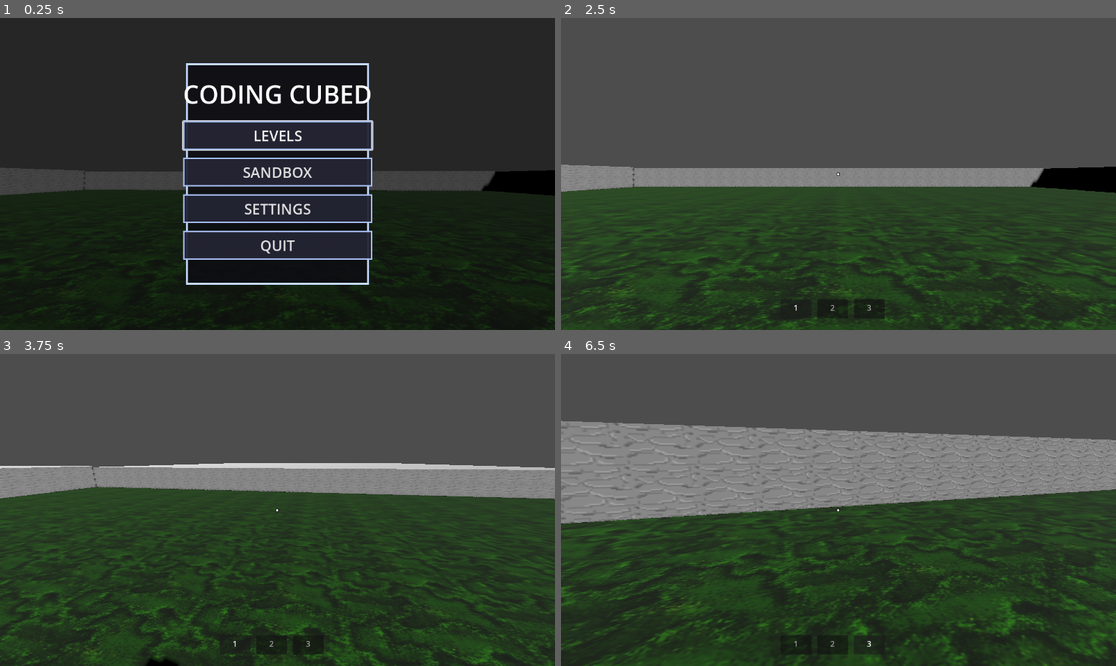
Above: before the commit, frames 1-4 (two rows, left to right).
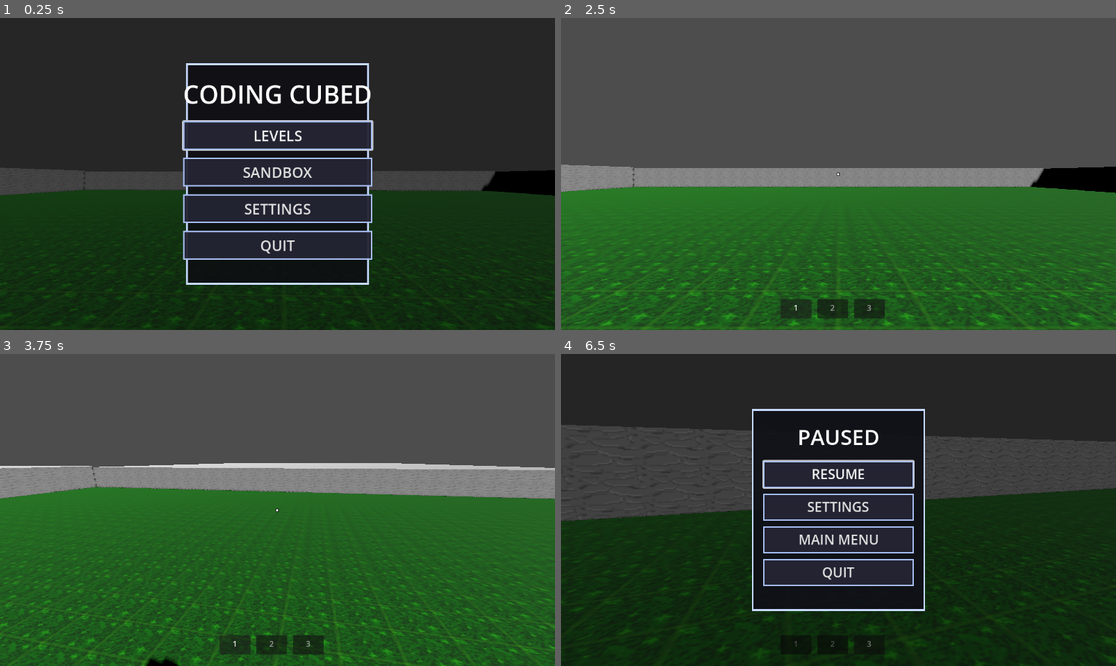
Above: after the commit, the same moments.

Repository: Mooshem/Software-Fungineers
Game: Godot game, scene res://Levels/main_menu.tscn
The game is run twice, just before and just after one commit, with the same random seed, the same clock (stepped at 60 frames per second) and the same inputs.
Inputs (mouse positions are in pixels of both pictures, inside the frame that each line leads up to):
- Up to frame 1 (0.25 s): no input
- Up to frame 2 (2.5 s): click "SETTINGS" at 0.5 s; click "LEVELS" at 1.25 s; click "LEVEL 1 (PLACEHOLDER)" at 2 s
- Up to frame 3 (3.75 s): tap Enter at 2.75 s; move the mouse to (305, 510) at 2.77 s; press the mouse at (305, 510) at 2.78 s; hold W (move_forward) from 2.78 s (still down); tap Space (jump) at 3.02 s; move the mouse to (249, 510) at 3.52 s; release the mouse at (249, 510) at 3.53 s; tap I (interact) at 3.6 s
- Up to frame 4 (6.5 s): keep holding W (move_forward); tap Space (jump) at 3.77, 5.27, 6.02 s; move the mouse to (849, 503) at 4.27 s; right-click (849, 503) at 4.35 s; move the mouse to (832, 516) at 5.02 s; tap Shift (running) at 5.1 s; move the mouse to (877, 513) at 5.77 s; tap Mouse wheel down (scroll_down) at 5.85 s; tap Escape (ui_cancel) at 6.4 s

The runs differ from the first frame. In frame 1, 6.9% of the frame differs, in the area x 0-100%, y 55-100%; in frame 2, 37%; in frame 3, 43%; in frame 4, 66%, in the area x 0-100%, y 0-100%.

Commit message:
added the escape pause menu in scenes so you can exit to the main menu or quit

Diff:
--- a/coding-cubed/Levels/main_menu.gd
+++ b/coding-cubed/Levels/main_menu.gd
@@ -2,6 +2,7 @@
 
 const LEVEL_SELECT_SCENE := "res://Levels/level_select.tscn"
 const SANDBOX_SCENE := "res://Levels/sandbox.tscn"
+
 const FADE_DURATION := 0.25
 const BACKGROUND_YAW_SPEED := 0.12
 const BACKGROUND_SWAY_SPEED := 0.8
@@ -25,11 +26,14 @@
 var _base_head_rotation_x: float = 0.0
 
 func _ready() -> void:
+	get_tree().paused = false
 	Input.set_mouse_mode(Input.MOUSE_MODE_VISIBLE)
 	_wire_button_effects(levels_button)
 	_wire_button_effects(sandbox_button)
 	_wire_button_effects(settings_button)
 	_wire_button_effects(quit_button)
+	if background_player != null:
+		background_player.process_mode = Node.PROCESS_MODE_DISABLED
 	if background_player_ui != null:
 		background_player_ui.visible = false
 	if background_head != null:
--- a/coding-cubed/Levels/sandbox.tscn
+++ b/coding-cubed/Levels/sandbox.tscn
@@ -1,8 +1,8 @@
 [gd_scene format=3 uid="uid://d3bhnn7n85gkl"]
 
 [ext_resource type="PackedScene" uid="uid://bn86nsjl8plpi" path="res://Player/player.tscn" id="1_7t7j1"]
-[ext_resource type="Texture2D" uid="uid://qqn7a62l2syi" path="res://assets/PNGs/grass.png" id="2_fukds"]
 [ext_resource type="Texture2D" uid="uid://bngv356x2wv6p" path="res://assets/PNGs/block-2.png" id="2_o45c4"]
+[ext_resource type="Texture2D" uid="uid://o3hwhlhii1wh" path="res://PNGs/grass2.png" id="3_o45c4"]
 
 [sub_resource type="StandardMaterial3D" id="StandardMaterial3D_o45c4"]
 albedo_texture = ExtResource("2_o45c4")
@@ -14,9 +14,9 @@
 [sub_resource type="BoxShape3D" id="BoxShape3D_7t7j1"]
 
 [sub_resource type="StandardMaterial3D" id="StandardMaterial3D_fmlkh"]
-albedo_texture = ExtResource("2_fukds")
+albedo_texture = ExtResource("3_o45c4")
 albedo_texture_force_srgb = true
-uv1_scale = Vector3(50, 50, 50)
+uv1_scale = Vector3(150, 150, 150)
 
 [sub_resource type="BoxMesh" id="BoxMesh_um60u"]
 material = SubResource("StandardMaterial3D_fmlkh")
--- a/coding-cubed/Player/player.gd
+++ b/coding-cubed/Player/player.gd
@@ -9,9 +9,16 @@
 @onready var head: Node3D = $Head
 @onready var ray: RayCast3D = $Head/Camera3D/RayCast3D
 @onready var hotbar: HBoxContainer = $CanvasLayer/Hotbar
+@onready var pause_menu: Control = $CanvasLayer/PauseMenu
+@onready var pause_resume_button: Button = $CanvasLayer/PauseMenu/Center/Panel/VBox/ResumeButton
+@onready var pause_settings_notice: Label = $CanvasLayer/PauseMenu/Center/Panel/VBox/SettingsNotice
+@onready var pause_notice_timer: Timer = $CanvasLayer/PauseNoticeTimer
+@onready var pause_fade_overlay: ColorRect = $CanvasLayer/PauseFadeOverlay
 
 # Captures the block scene to add to the scene when necessary.
 var BlockScene = preload("res://Blocks/block.tscn")
+const MAIN_MENU_SCENE = "res://Levels/main_menu.tscn"
+const PAUSE_FADE_DURATION = 0.25
 
 # Game modifiers for movement, jumping, and direction.
 const SPEED = 5.0
@@ -31,18 +38,30 @@
 # How long is required to break a block.
 var BREAK_TIME: float = 1
 var selected_slot: int = 0
+var is_pause_transitioning: bool = false
 
 func _ready() -> void:
 	"""Initializes environment variables and methods."""
+	process_mode = Node.PROCESS_MODE_ALWAYS
 	Input.set_mouse_mode(Input.MOUSE_MODE_CAPTURED)
+	pause_menu.visible = false
+	pause_settings_notice.visible = false
+	pause_fade_overlay.modulate.a = 0.0
 	update_hotbar_visuals()
 
 func _unhandled_input(event: InputEvent) -> void:
 	"""Handles one time events."""
+	if Input.is_action_just_pressed("ui_cancel"):
+		_toggle_pause_menu()
+		return
+	if _is_pause_menu_open():
+		return
 	handle_one_time_events(event)
 
 func _physics_process(delta: float) -> void:
 	"""Handles continuous physics and game updates each frame."""
+	if _is_pause_menu_open():
+		return
 	handle_constant_events(delta)
 
 func handle_one_time_events(event: InputEvent) -> void:
@@ -94,10 +113,6 @@
 	if Input.is_action_just_pressed("slot_3"):
 		set_hotbar_slot(2)
 
-	# Exit mouse capture when UI Cancel (usually Escape) is pressed.
-	if Input.is_action_just_pressed("ui_cancel"):
-		Input.set_mouse_mode(Input.MOUSE_MODE_VISIBLE)
-
 func handle_constant_events(delta: float) -> void:
 	"""Handles all the user's constant events (holding down or physics calcuations done every frame)."""
 	if Input.is_action_pressed("break_block"):
@@ -186,3 +201,56 @@
 
 	variant_material.albedo_color = HOTBAR_COLORS[slot_index]
 	mesh_instance.material_override = variant_material
+
+func _is_pause_menu_open() -> bool:
+	return pause_menu.visible
+
+func _toggle_pause_menu() -> void:
+	if is_pause_transitioning:
+		return
+	if _is_pause_menu_open():
+		_resume_game()
+	else:
+		_pause_game()
+
+func _pause_game() -> void:
+	pause_menu.visible = true
+	get_tree().paused = true
+	Input.set_mouse_mode(Input.MOUSE_MODE_VISIBLE)
+	pause_resume_button.grab_focus()
+
+func _resume_game() -> void:
+	get_tree().paused = false
+	pause_menu.visible = false
+	pause_settings_notice.visible = false
+	Input.set_mouse_mode(Input.MOUSE_MODE_CAPTURED)
+
+func _on_resume_button_pressed() -> void:
+	_resume_game()
+
+func _on_settings_button_pressed() -> void:
+	pause_settings_notice.visible = true
+	pause_notice_timer.start()
+
+func _on_main_menu_button_pressed() -> void:
+	if is_pause_transitioning:
+		return
+	is_pause_transitioning = true
+	var tween := create_tween()
+	tween.tween_property(pause_fade_overlay, "modulate:a", 1.0, PAUSE_FADE_DURATION)
+	await tween.finished
+	get_tree().paused = false
+	get_tree().change_scene_to_file(MAIN_MENU_SCENE)
+
+func _on_quit_button_pressed() -> void:
+	if is_pause_transitioning:
+		return
+	is_pause_transitioning = true
+	var tween := create_tween()
+	tween.tween_property(pause_fade_overlay, "modulate:a", 1.0, PAUSE_FADE_DURATION)
+	await tween.finished
+	get_tree().paused = false
+	get_tree().quit()
+
+func _on_pause_notice_timer_timeout() -> void:
+	pause_settings_notice.visible = false
--- a/coding-cubed/Player/player.tscn
+++ b/coding-cubed/Player/player.tscn
@@ -9,6 +9,30 @@
 font_size = 18
 outline_size = 5
 outline_color = Color(0, 0, 0, 1)
+
+[sub_resource type="StyleBoxFlat" id="StyleBoxFlat_pause_panel"]
+bg_color = Color(0.06, 0.06, 0.09, 0.92)
+border_width_left = 4
+border_width_top = 4
+border_width_right = 4
+border_width_bottom = 4
+border_color = Color(0.78, 0.86, 1, 1)
+
+[sub_resource type="StyleBoxFlat" id="StyleBoxFlat_pause_button"]
+bg_color = Color(0.14, 0.14, 0.2, 0.95)
+border_width_left = 3
+border_width_top = 3
+border_width_right = 3
+border_width_bottom = 3
+border_color = Color(0.65, 0.74, 0.94, 1)
+
+[sub_resource type="StyleBoxFlat" id="StyleBoxFlat_pause_button_hover"]
+bg_color = Color(0.2, 0.22, 0.3, 0.98)
+border_width_left = 3
+border_width_top = 3
+border_width_right = 3
+border_width_bottom = 3
+border_color = Color(0.85, 0.92, 1, 1)
 
 [node name="Player" type="CharacterBody3D" unique_id=399912352]
 script = ExtResource("1_4flbx")
@@ -86,6 +110,114 @@
 horizontal_alignment = 1
 vertical_alignment = 1
 
+[node name="PauseMenu" type="Control" parent="CanvasLayer"]
+visible = false
+layout_mode = 1
+anchors_preset = 15
+anchor_right = 1.0
+anchor_bottom = 1.0
+grow_horizontal = 2
+grow_vertical = 2
+mouse_filter = 2
+
+[node name="Dimmer" type="ColorRect" parent="CanvasLayer/PauseMenu"]
+layout_mode = 1
+anchors_preset = 15
+anchor_right = 1.0
+anchor_bottom = 1.0
+grow_horizontal = 2
+grow_vertical = 2
+mouse_filter = 2
+color = Color(0, 0, 0, 0.52)
+
+[node name="Center" type="CenterContainer" parent="CanvasLayer/PauseMenu"]
+layout_mode = 1
+anchors_preset = 15
+anchor_right = 1.0
+anchor_bottom = 1.0
+grow_horizontal = 2
+grow_vertical = 2
+
+[node name="Panel" type="Panel" parent="CanvasLayer/PauseMenu/Center"]
+custom_minimum_size = Vector2(360, 420)
+layout_mode = 2
+theme_override_styles/panel = SubResource("StyleBoxFlat_pause_panel")
+
+[node name="VBox" type="VBoxContainer" parent="CanvasLayer/PauseMenu/Center/Panel"]
+layout_mode = 1
+anchors_preset = 15
+anchor_right = 1.0
+anchor_bottom = 1.0
+offset_left = 24.0
+offset_top = 20.0
+offset_right = -24.0
+offset_bottom = -20.0
+grow_horizontal = 2
+grow_vertical = 2
+theme_override_constants/separation = 12
+
+[node name="Title" type="Label" parent="CanvasLayer/PauseMenu/Center/Panel/VBox"]
+custom_minimum_size = Vector2(0, 76)
+layout_mode = 2
+theme_override_font_sizes/font_size = 44
+text = "PAUSED"
+horizontal_alignment = 1
+vertical_alignment = 1
+
+[node name="ResumeButton" type="Button" parent="CanvasLayer/PauseMenu/Center/Panel/VBox"]
+custom_minimum_size = Vector2(0, 56)
+layout_mode = 2
+theme_override_font_sizes/font_size = 28
+theme_override_styles/normal = SubResource("StyleBoxFlat_pause_button")
+theme_override_styles/hover = SubResource("StyleBoxFlat_pause_button_hover")
+text = "RESUME"
+
+[node name="SettingsButton" type="Button" parent="CanvasLayer/PauseMenu/Center/Panel/VBox"]
+custom_minimum_size = Vector2(0, 56)
+layout_mode = 2
+theme_override_font_sizes/font_size = 28
+theme_override_styles/normal = SubResource("StyleBoxFlat_pause_button")
+theme_override_styles/hover = SubResource("StyleBoxFlat_pause_button_hover")
+text = "SETTINGS"
+
+[node name="MainMenuButton" type="Button" parent="CanvasLayer/PauseMenu/Center/Panel/VBox"]
+custom_minimum_size = Vector2(0, 56)
+layout_mode = 2
+theme_override_font_sizes/font_size = 28
+theme_override_styles/normal = SubResource("StyleBoxFlat_pause_button")
+theme_override_styles/hover = SubResource("StyleBoxFlat_pause_button_hover")
+text = "MAIN MENU"
+
+[node name="QuitButton" type="Button" parent="CanvasLayer/PauseMenu/Center/Panel/VBox"]
+custom_minimum_size = Vector2(0, 56)
+layout_mode = 2
+theme_override_font_sizes/font_size = 28
+theme_override_styles/normal = SubResource("StyleBoxFlat_pause_button")
+theme_override_styles/hover = SubResource("StyleBoxFlat_pause_button_hover")
+text = "QUIT"
+
+[node name="SettingsNotice" type="Label" parent="CanvasLayer/PauseMenu/Center/Panel/VBox"]
+visible = false
+custom_minimum_size = Vector2(0, 48)
+layout_mode = 2
+text = "Settings panel placeholder (WIP)."
+horizontal_alignment = 1
+vertical_alignment = 1
+
+[node name="PauseNoticeTimer" type="Timer" parent="CanvasLayer"]
+wait_time = 1.6
+one_shot = true
+
+[node name="PauseFadeOverlay" type="ColorRect" parent="CanvasLayer"]
+layout_mode = 1
+anchors_preset = 15
+anchor_right = 1.0
+anchor_bottom = 1.0
+grow_horizontal = 2
+grow_vertical = 2
+mouse_filter = 2
+color = Color(0, 0, 0, 1)
+
 [node name="Head" type="Node3D" parent="." unique_id=838375207]
 transform = Transform3D(0.4, 0, 0, 0, 0.4, 0, 0, 0, 0.4, 0, 1.6, 0)
 
@@ -112,3 +244,9 @@
 
 [node name="Left Leg" type="CSGBox3D" parent="." unique_id=1783009752]
 transform = Transform3D(0.2, 0, 0, 0, 0.7, 0, 0, 0, 0.2, -0.1, 0.35, 0)
+
+[connection signal="pressed" from="CanvasLayer/PauseMenu/Center/Panel/VBox/ResumeButton" to="." method="_on_resume_button_pressed"]
+[connection signal="pressed" from="CanvasLayer/PauseMenu/Center/Panel/VBox/SettingsButton" to="." method="_on_settings_button_pressed"]
+[connection signal="pressed" from="CanvasLayer/PauseMenu/Center/Panel/VBox/MainMenuButton" to="." method="_on_main_menu_button_pressed"]
+[connection signal="pressed" from="CanvasLayer/PauseMenu/Center/Panel/VBox/QuitButton" to="." method="_on_quit_button_pressed"]
+[connection signal="timeout" from="CanvasLayer/PauseNoticeTimer" to="." method="_on_pause_notice_timer_timeout"]
Not shown, changed: coding-cubed/.DS_Store
